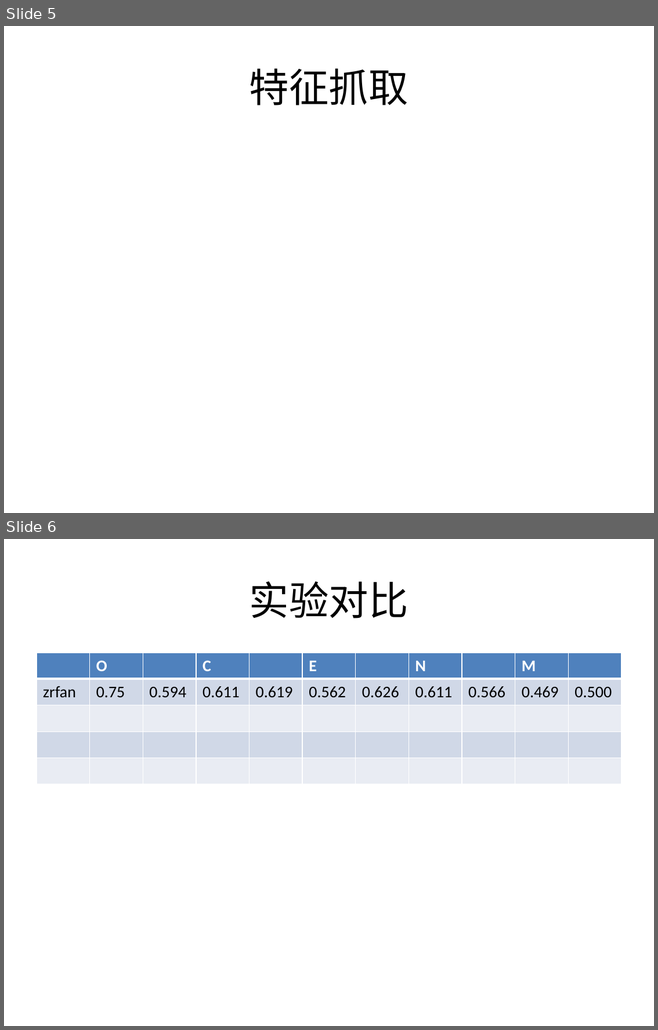
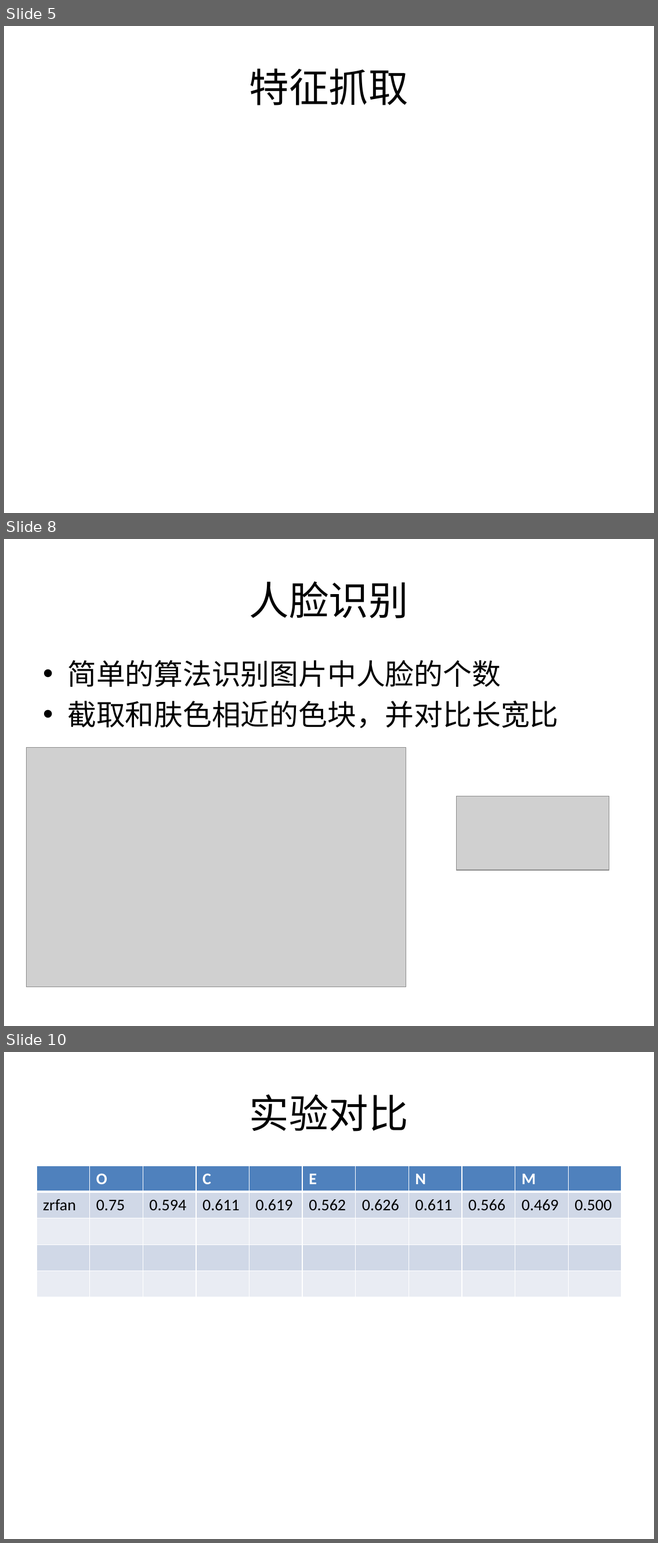
Before and after one commit to east-before-dawn/srt, a slide deck: slides.pptx. Shown one above the other, each under a label of ours: slides 5 and 6 before the commit, slides 5, 8 and 10 after it; the slides between them are not shown. The pictures are 658x1030 and 658x1543 pixels, drawn with LibreOffice and Linux fonts; fonts in the diff are those of the drawing; grey boxes stand for pictures. Boxes give left, top, right and bottom in pixels: in the first picture for what was removed or moved away, otherwise in the second. Text is boxed around its words. In the diff, an @@ line names an element or a change of style, - is before the commit and + after.

```diff
--- a/slides.pptx
+++ b/slides.pptx
@@ slide 8 added at <box>4,539,654,1026</box>, background #FFFFFF @@
@@ title added at <box>249,581,408,618</box>, 44 pt, text #000000 @@
+人脸识别
@@ text added at <box>67,660,558,728</box>, 32 pt, text #000000 @@
+• 简单的算法识别图片中人脸的个数
+• 截取和肤色相近的色块，并对比长宽比
@@ picture added at <box>27,748,405,987</box> @@
@@ picture added at <box>456,797,609,870</box> @@
@@ what was slide 6 is now slide 10 @@
```
Also in this commit, not shown: 3 other slides added.
